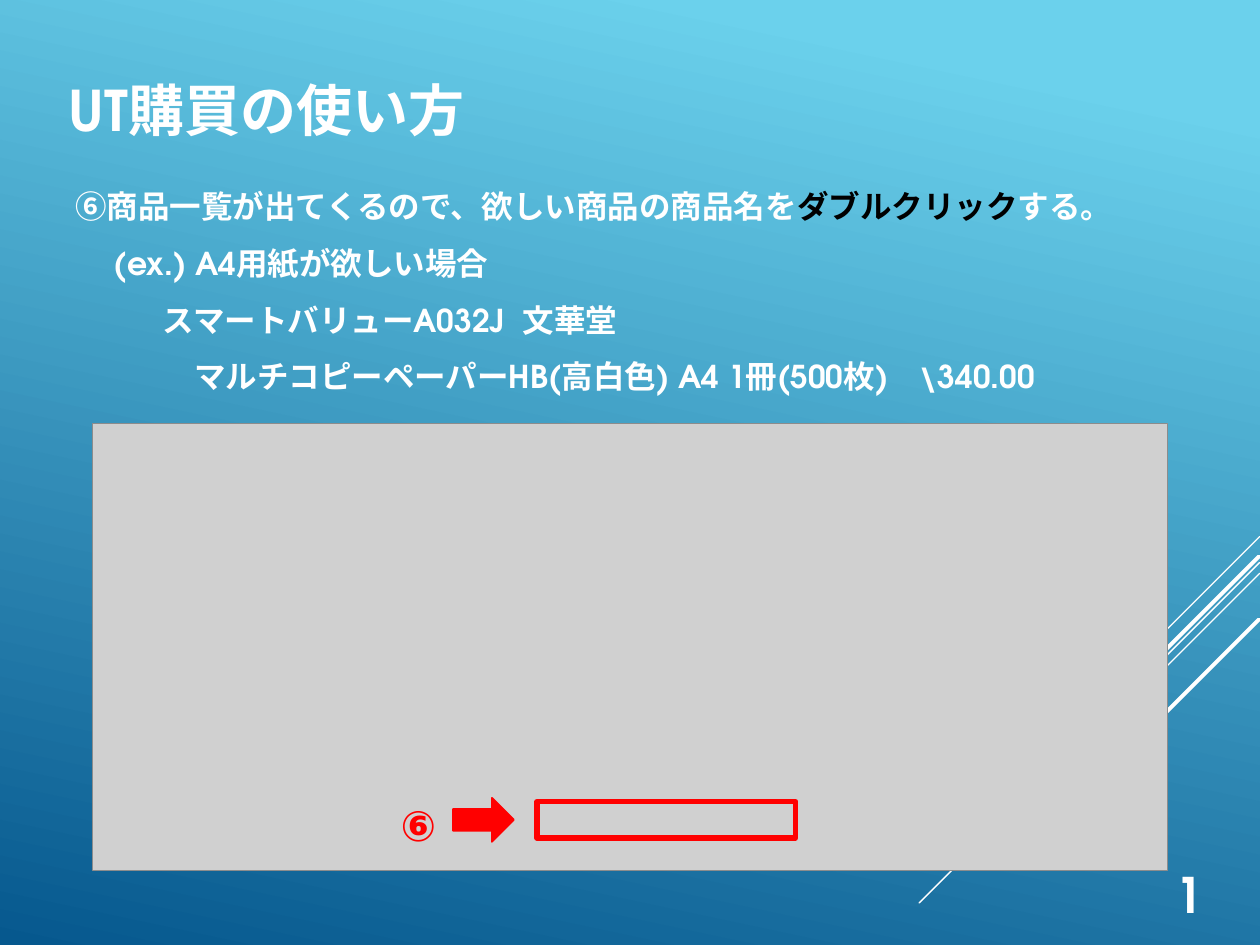
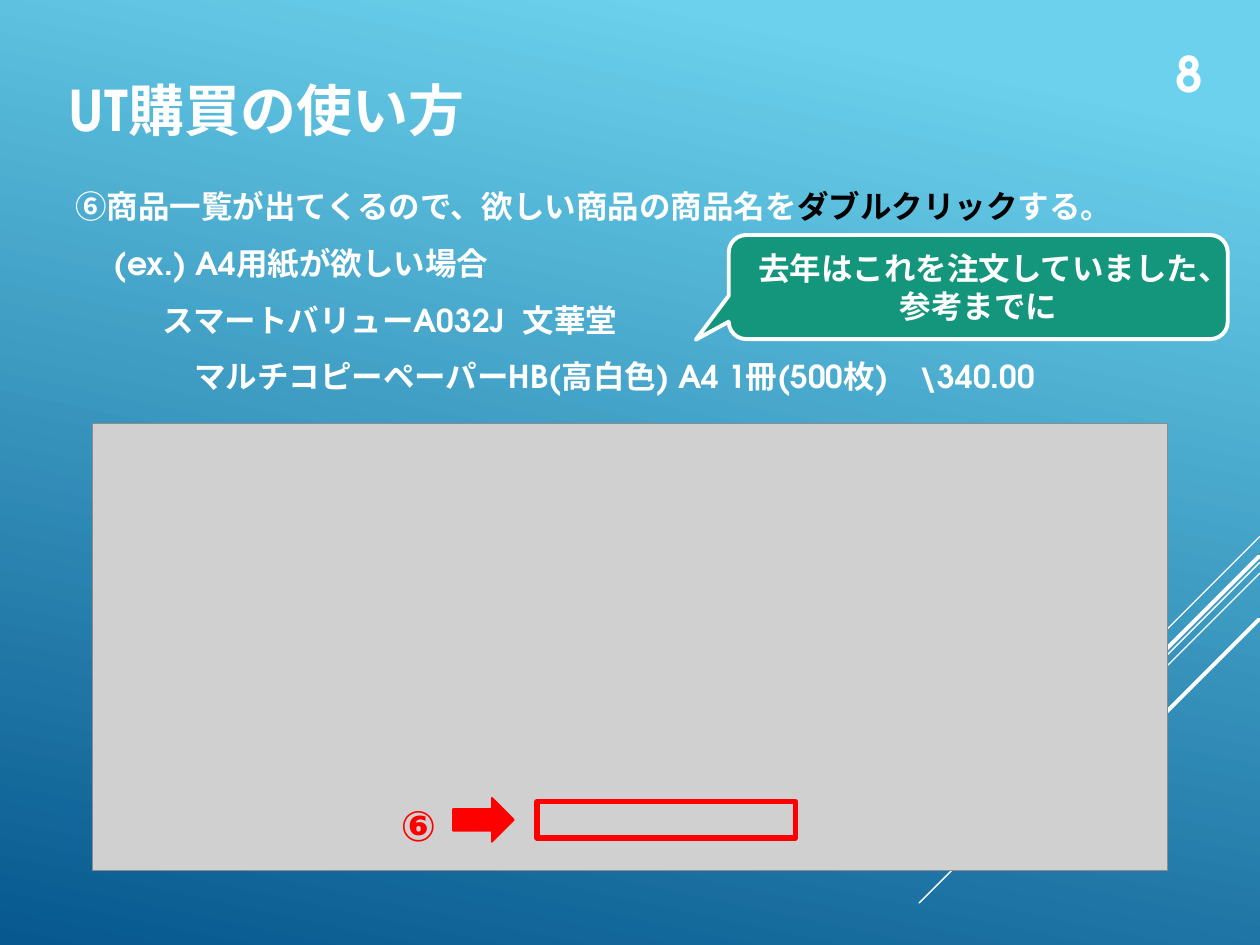
Before and after one commit to whcitizen/citizen-_task, a slide deck: slide 10 of 05_lab_orientation/庶務のお仕事.pptx (slide 12 before the commit). Drawn at 1260x945 pixels with LibreOffice and Linux fonts; fonts in the diff are those of the drawing; grey boxes stand for pictures. Boxes give left, top, right and bottom in pixels: in the first picture for what was removed or moved away, otherwise in the second. Text is boxed around its words. In the diff, an @@ line names an element or a change of style, - is before the commit and + after.

```diff
--- a/05_lab_orientation/庶務のお仕事.pptx
+++ b/05_lab_orientation/庶務のお仕事.pptx
@@ text added at [1176,55,1203,93], 28 pt, text #FFFFFF, bold @@
+8
@@ rounded speech box added at [728,236,1227,340], fill #14967C, outline #FFFFFF 2.25 pt, 18 pt, text #FFFFFF, bold @@
+去年はこれを注文していました、参考までに
@@ text removed at [1176,876,1203,913] @@
-1
```
Also in this commit, not shown: 14 other slides changed, 2 slides added, 2 slides removed.
